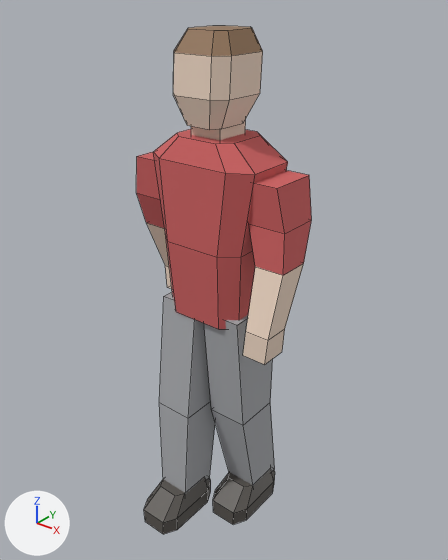
The FBX model unity/Assets/Models/Props/pedestrian_3.fbx as it was, and as the next commit left it.
One viewpoint serves both versions: a 50 mm camera at (1.075, -1.274, 1.692) aimed at (0.01, 0.056, 0.868). The axes (+X, +Y, +Z) are drawn at lower left. The lights are the same throughout. The first picture is the older version. Mesh edges are drawn as thin lines. Where no turn or scale is listed for an object, it has been applied to the vertices.

Script lines for the objects in view, before the commit:
```python
me_pedestrian_3 = bpy.data.meshes.new('pedestrian_3')
me_pedestrian_3.from_pydata(...)  # 184 vertices, 150 faces; spans x -0.28..0.28, y -0.22..0.22, z 0.0..1.58
# faces by material slot: [44, 35, 15, 20, 36]
me_pedestrian_3.materials.append(mat_prop_cloth_red)  # red #ce6161
me_pedestrian_3.materials.append(mat_prop_skin_light)  # beige #efd7c4
me_pedestrian_3.materials.append(mat_prop_hair_brown)  # brown #957659
me_pedestrian_3.materials.append(mat_prop_cloth_gray)  # grey #aaacaf
me_pedestrian_3.materials.append(mat_prop_shoe_dark)  # dark grey #595550
ob_pedestrian_3 = bpy.data.objects.new('pedestrian_3', me_pedestrian_3)
ob_pedestrian_3.location = (0.0, 0.0, 0.0)
```
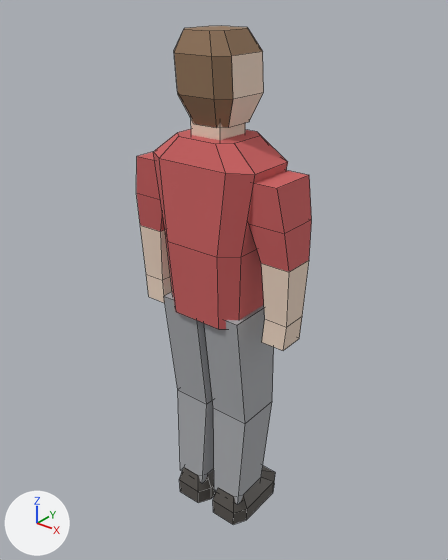
The newer file is also turned or shifted as a whole; pictures and numbers use the older file's frame.

What changed in the scene script:
```text
Change me_pedestrian_3:
    used by ob_pedestrian_3; location = (0.0, 0.0, 0.0)
    remove me_pedestrian_3.from_pydata(...)  # 184 vertices, 150 faces; spans x -0.28..0.28, y -0.22..0.22, z 0.0..1.58
    add me_pedestrian_3.from_pydata(...)  # 184 vertices, 150 faces; spans x -0.28..0.28, y -0.08..0.22, z 0.0..1.58
    me_pedestrian_3 part 1: the loose piece of 32 vertices spanning x -0.18..0.18, y -0.07..0.17, z 0.77..1.31 is turned 180 degrees about the z axis through its middle
    me_pedestrian_3 part 2: the loose piece of 8 vertices spanning x -0.05..0.05, y -0.01..0.1, z 1.28..1.37 is turned 180 degrees about the z axis through its middle
    me_pedestrian_3 part 3: the loose piece of 32 vertices spanning x -0.09..0.09, y -0.06..0.15, z 1.34..1.58 is turned -180 degrees about the z axis through its middle, then moved by (0.0, 0.01, 0.0)
    me_pedestrian_3 part 4: the loose piece of 24 vertices spanning x -0.15..-0.01, y -0.22..0.04, z 0.0..0.11 is turned 180 degrees about the z axis through the mesh origin
    me_pedestrian_3 part 5: the loose piece of 24 vertices spanning x 0.01..0.15, y -0.04..0.22, z 0.0..0.11 is turned -180 degrees about the z axis through its middle, then moved by (-0.16, 0.0, 0.0)
    me_pedestrian_3 part 6: 64 of 184 vertices moved; they spanned x -0.28..0.28, y -0.11..0.2, z 0.08..1.22 and now span x -0.28..0.28, y -0.05..0.14, z 0.08..1.22; mean shift (0.0, 0.01, 0.0); largest move (-0.28, 0.18, 0.82) -> (0.28, 0.0, 0.82)
```

Boxes (x1, y1, x2, y2) around the edits, measured in the pictures (448 x 560 px; the box of a moved part takes in the faces that stretch with it):
'pedestrian_3', reshaped
    before: (136, 26, 312, 534)
    after: (136, 26, 312, 524)
part 1 of me_pedestrian_3, moved or reshaped
    both: (153, 129, 288, 329)
part 2 of me_pedestrian_3, moved or reshaped
    before: (191, 119, 246, 140)
    after: (191, 119, 245, 140)
part 3 of me_pedestrian_3, moved or reshaped
    before: (173, 26, 263, 129)
    after: (174, 26, 264, 128)
part 4 of me_pedestrian_3, moved or reshaped
    before: (144, 477, 211, 534)
    after: (213, 466, 275, 524)
part 5 of me_pedestrian_3, moved or reshaped
    before: (213, 469, 275, 524)
    after: (179, 467, 215, 503)
part 6 of me_pedestrian_3, moved or reshaped
    before: (136, 152, 312, 493)
    after: (136, 152, 312, 505)
